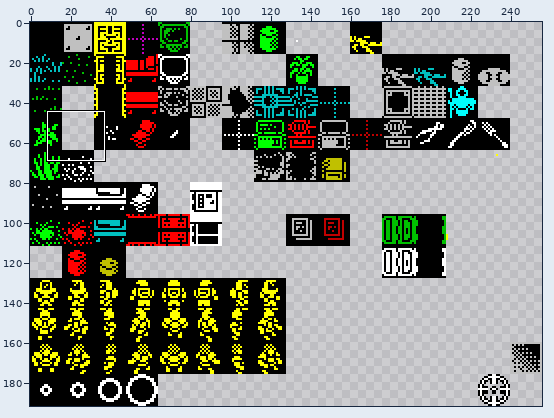
Sprite sheet -- data/maps/tiles_many.png. The first picture is a wide view before the edit; the outline marks the close-up.
Close-up. Before the edit:
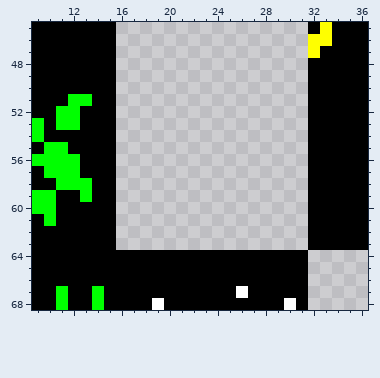
The file is 256x192 pixels. Shown: x 9..36, y 45..68.
New version:
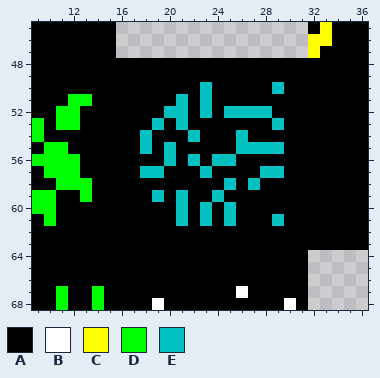
Palette (. is transparent): A #000000  B #ffffff  C #ffff00  D #00ff00  E #00c0c0
Change:
@@ x 9..36 @@
 47 AAAAAAA................CAAAA
-48 AAAAAAA................AAAAA
-49 AAAAAAA................AAAAA
-50 AAAAAAA................AAAAA
-51 AAADDAA................AAAAA
-52 AADDAAA................AAAAA
-53 DADDAAA................AAAAA
-54 DAAAAAA................AAAAA
-55 ADDAAAA................AAAAA
-56 DDDDAAA................AAAAA
-57 ADDDAAA................AAAAA
-58 AADDDAA................AAAAA
-59 DDAADAA................AAAAA
-60 DDAAAAA................AAAAA
-61 ADAAAAA................AAAAA
-62 AAAAAAA................AAAAA
-63 AAAAAAA................AAAAA
+48 AAAAAAAAAAAAAAAAAAAAAAAAAAAA
+49 AAAAAAAAAAAAAAAAAAAAAAAAAAAA
+50 AAAAAAAAAAAAAAEAAAAAEAAAAAAA
+51 AAADDAAAAAAAEAEAAAAAAAAAAAAA
+52 AADDAAAAAAAEEAEAEEEEAAAAAAAA
+53 DADDAAAAAAEAEAAAAAAAEAAAAAAA
+54 DAAAAAAAAEAAAEAAAEAAAAAAAAAA
+55 ADDAAAAAAEAEAAAAAEEEEAAAAAAA
+56 DDDDAAAAAAAEAEAEEAAAAAAAAAAA
+57 ADDDAAAAAEEAAAEAAAAEEAAAAAAA
+58 AADDDAAAAAAAAAAAEAEAAAAAAAAA
+59 DDAADAAAAAEAEAAEAAAAAAAAAAAA
+60 DDAAAAAAAAAAEAEAEAAAAAAAAAAA
+61 ADAAAAAAAAAAEAEAEAAAEAAAAAAA
+62 AAAAAAAAAAAAAAAAAAAAAAAAAAAA
+63 AAAAAAAAAAAAAAAAAAAAAAAAAAAA
 64 AAAAAAAAAAAAAAAAAAAAAAA.....
Changed places in both close-ups, as pixel boxes (x1, y1, x2, y2):
added: (116, 58, 308, 250)
